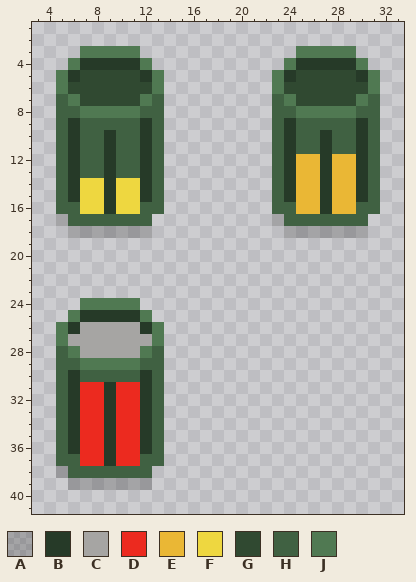
One commit to this pixel-art sprite: Assets/Sprites/Sprite_Level_Design/Sprite_Trash_Bin/Trash_Bin_New.png. Above is the file before it was changed.
The file is 39x46 pixels. Shown: x 3..33, y 1..41.
Palette (. is transparent): A #00000033  B #263a28  C #a6a5a3  D #ec2a1f  E #eab735  F #eed740  G #304931  H #406142  J #507952
The result:
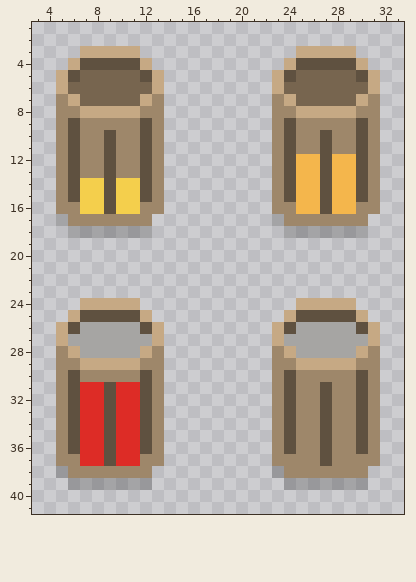
What changed:
Colour B changes from #263a28 to #5f5140.
Colour D changes from #ec2a1f to #dd2c26.
Colour E changes from #eab735 to #f4b64c.
Colour F changes from #eed740 to #f4cf4c.
Colour G changes from #304931 to #77654f.
Colour H changes from #406142 to #9e876a.
Colour J changes from #507952 to #c6a984.
There is now colour A in row 38 at x 23; in row 39 at x 24 to 30.
There is now colour B in row 25 at x 25 to 29; in row 26 at x 24 and 30; in row 30 at x 24 and 30; in rows 31 to 36 at x 24, 27 and 30; in row 37 at x 27.
There is now colour C in row 26 at x 25 to 29; in row 27 at x 24 to 30; in row 28 at x 25 to 29.
There is now colour H in row 28 at x 23 and 31; in row 29 at x 23 to 24 and 30 to 31; in row 30 at x 23, 25 to 29 and 31; in rows 31 to 36 at x 23, 25 to 26, 28 to 29 and 31; in row 37 at x 23 to 26 and 28 to 31; in row 38 at x 24 to 30.
There is now colour J in row 24 at x 25 to 29; in row 25 at x 24 and 30; in rows 26 to 27 at x 23 and 31; in row 28 at x 24 and 30; in row 29 at x 25 to 29.
Pixel boxes of the changes (left, top, right, bottom) in both pictures:
changed: (56, 46, 164, 226)
changed: (272, 46, 380, 226)
changed: (56, 298, 164, 478)
added: (272, 298, 380, 490)
